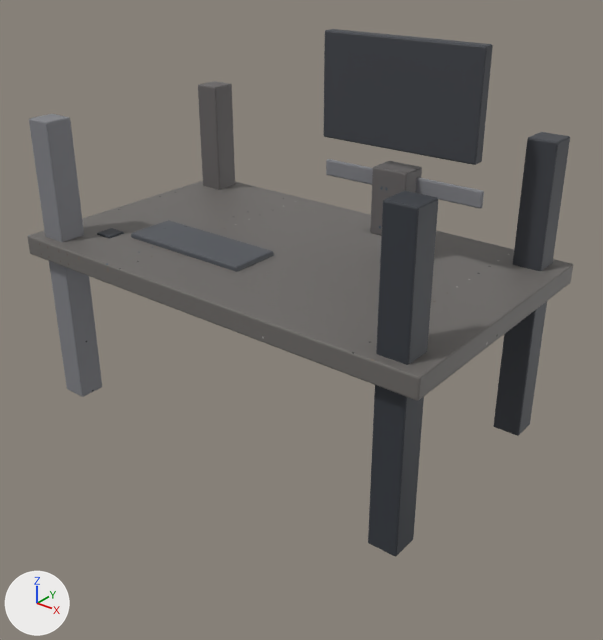
Two versions of the glTF model unity/Assets/Art/BlenderBaked/prop-desk/mesh_prop-desk.glb, one commit apart.
Before and after are seen from a camera (50 mm lens) standing at (1.208, -1.461, 1.542) and looking at (0.05, -0.013, 0.644). The axes (+X, +Y, +Z) are drawn at lower left. The lights are the same throughout. The older version comes first. Where no turn or scale is listed for an object, it has been applied to the vertices. Vertices at exactly the same position are counted once.

Before the edit, the objects in view are built like this:
```python
me_prop_desk = bpy.data.meshes.new('prop-desk')
me_prop_desk.from_pydata(...)  # 616 vertices, 1188 faces; spans x -0.575..0.575, y -0.34..0.34, z 0.37..1.31
me_prop_desk.materials.append(mat_m_prop_desk)
ob_mesh_prop_desk = bpy.data.objects.new('mesh_prop-desk', me_prop_desk)
ob_mesh_prop_desk.location = (0.0, 0.0, 0.0)
```
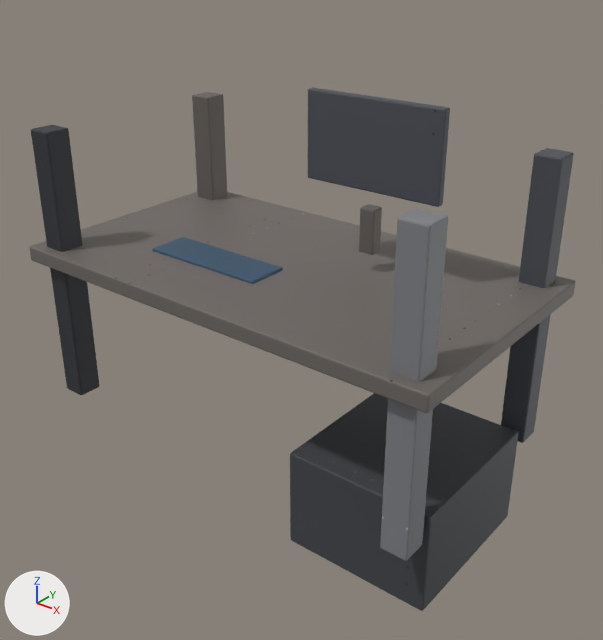
Changed parts and their boxes [x1, y1, x2, y2] in the pictures (603 x 640 px; the box of a moved part takes in the faces that stretch with it):
'mesh_prop-desk', reshaped: before [28, 29, 573, 557]; after [29, 88, 576, 611]
part 1 of me_prop_desk, moved or reshaped: before [28, 181, 573, 401]; after [29, 192, 576, 413]
part 2 of me_prop_desk, moved or reshaped: before [198, 81, 235, 190]; after [192, 92, 227, 200]
part 3 of me_prop_desk, moved or reshaped: before [494, 132, 570, 436]; after [501, 148, 574, 443]
part 4 of me_prop_desk, moved or reshaped: before [29, 114, 102, 397]; after [31, 125, 100, 395]
part 5 of me_prop_desk, moved or reshaped: before [368, 191, 438, 557]; after [380, 209, 448, 561]
part 6 of me_prop_desk, moved or reshaped: before [131, 220, 273, 272]; after [152, 237, 283, 284]
part 7 of me_prop_desk, added: after [290, 393, 519, 611]
part 8 of me_prop_desk, added: after [359, 204, 382, 255]
part 9 of me_prop_desk, added: after [308, 88, 450, 207]
part 10 of me_prop_desk, deleted: before [370, 161, 422, 236]
part 11 of me_prop_desk, deleted: before [326, 159, 484, 208]
part 12 of me_prop_desk, deleted: before [97, 228, 124, 238]
part 13 of me_prop_desk, deleted: before [324, 29, 493, 165]

Edits to the bpy script that builds the scene:
```text
Change me_prop_desk:
    used by ob_mesh_prop_desk; location = (0.0, 0.0, 0.0)
    remove me_prop_desk.from_pydata(...)  # 616 vertices, 1188 faces; spans x -0.575..0.575, y -0.34..0.34, z 0.37..1.31
    add me_prop_desk.from_pydata(...)  # 604 vertices, 1164 faces; spans x -0.59..0.59, y -0.33..0.33, z 0.15..1.185
    me_prop_desk part 1: the loose piece of 56 vertices spanning x -0.575..0.575, y -0.34..0.34, z 0.765..0.815 is multiplied about its middle by the matrix ((1.026, 0.0, 0.0), (0.0, 0.97, 0.0), (0.0, 0.0, 0.781)), then moved by (0.0, 0.0, -0.03)
    me_prop_desk part 2: the loose piece of 56 vertices spanning x -0.535..-0.465, y 0.245..0.315, z 0.37..1.11 is scaled about its middle by (0.924, 0.924, 0.973), then moved by (-0.02, -0.01, -0.02)
    me_prop_desk part 3: the loose piece of 56 vertices spanning x 0.465..0.535, y 0.245..0.315, z 0.37..1.11 is scaled about its middle by (0.924, 0.924, 0.973), then moved by (0.02, -0.01, -0.02)
    me_prop_desk part 4: the loose piece of 56 vertices spanning x -0.535..-0.465, y -0.315..-0.245, z 0.37..1.11 is scaled about its middle by (0.924, 0.924, 0.973), then moved by (-0.02, 0.01, -0.02)
    me_prop_desk part 5: the loose piece of 56 vertices spanning x 0.465..0.535, y -0.315..-0.245, z 0.37..1.11 is scaled about its middle by (0.924, 0.924, 0.973), then moved by (0.02, 0.01, -0.02)
    me_prop_desk part 6: the loose piece of 56 vertices spanning x -0.36..0.0, y -0.185..-0.055, z 0.802..0.827 is scaled about its middle by (0.944, 0.841, 0.665), then moved by (0.03, 0.02, -0.037)
    me_prop_desk part 7: a new loose piece of 56 vertices spanning x 0.17..0.55, y -0.21..0.21, z 0.15..0.41, in mat_m_prop_desk
    me_prop_desk part 8: a new loose piece of 56 vertices spanning x 0.16..0.2, y 0.062..0.097, z 0.827..0.937, in mat_m_prop_desk
    me_prop_desk part 9: a new loose piece of 56 vertices spanning x 0.0..0.36, y 0.069..0.091, z 0.975..1.185, in mat_m_prop_desk
    me_prop_desk part 10: the loose piece of 56 vertices spanning x 0.175..0.265, y 0.085..0.155, z 0.87..1.03 is deleted
    me_prop_desk part 11: the loose piece of 56 vertices spanning x 0.01..0.43, y 0.13..0.14, z 0.97..1.01 is deleted
    me_prop_desk part 12: the loose piece of 56 vertices spanning x -0.445..-0.395, y -0.225..-0.175, z 0.8..0.82 is deleted
    me_prop_desk part 13
    56 vertices are removed from x 0.02..0.42, y 0.104..0.136, z 1.07..1.31
    108 faces are deleted
    other edits to the shape of me_prop_desk do not show in these pictures
```
